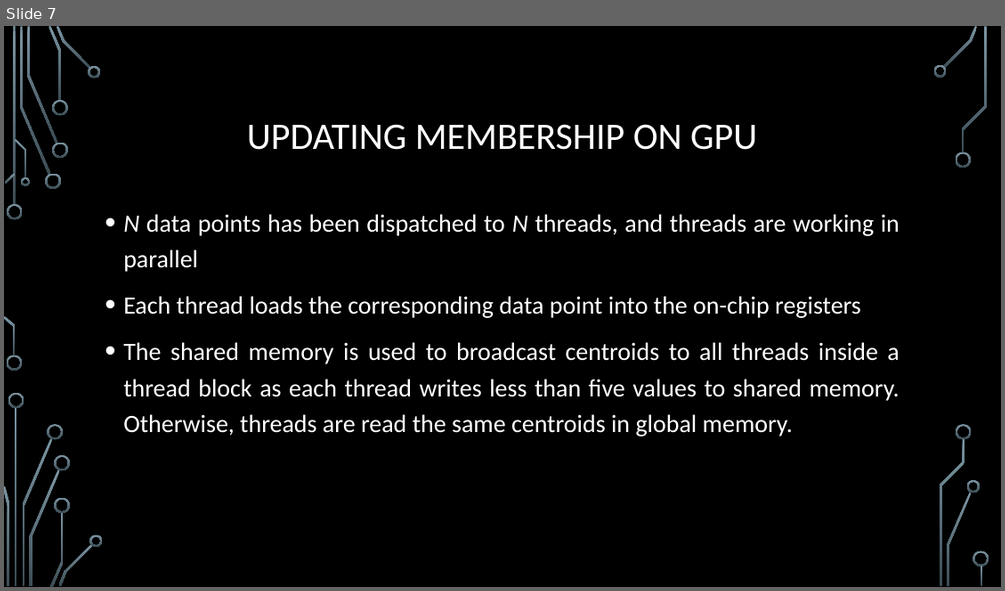
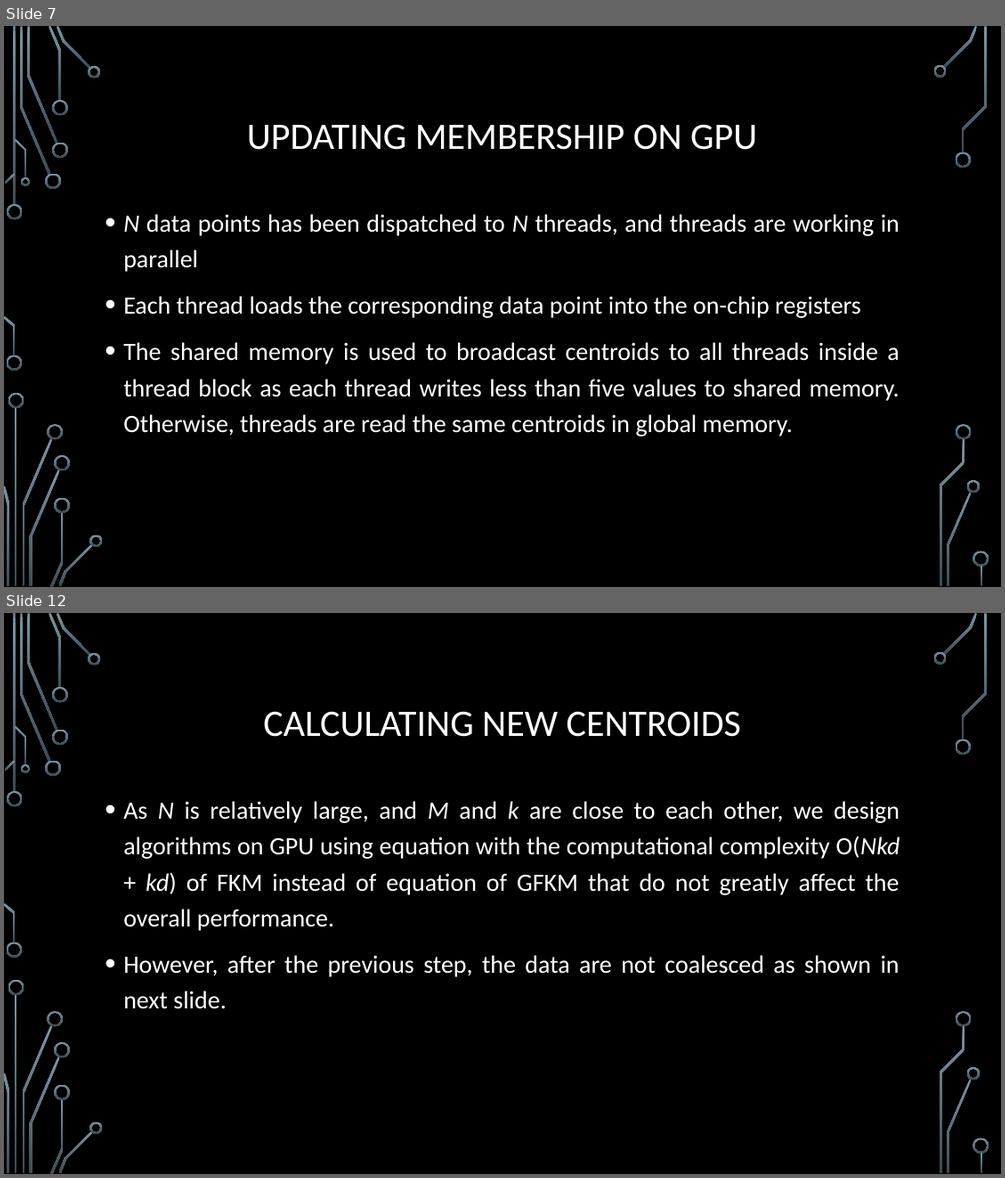
Before and after one commit to trungvdhp/master-ntou, a slide deck: ImageProcessing/Speeding up GFKM.pptx. Shown one above the other, each under a label of ours: slide 7 before the commit, slides 7 and 12 after it; the slides between them are not shown. The pictures are 1005x591 and 1005x1178 pixels, drawn with LibreOffice and Linux fonts; fonts in the diff are those of the drawing; background and template pictures are left out. Boxes give left, top, right and bottom in pixels: in the first picture for what was removed or moved away, otherwise in the second. Text is boxed around its words. In the diff, an @@ line names an element or a change of style, - is before the commit and + after.

```diff
--- a/ImageProcessing/Speeding up GFKM.pptx
+++ b/ImageProcessing/Speeding up GFKM.pptx
@@ slide 12 added at (4,613,1001,1174), background picture (left out); not listed: 36 template elements that a slide beside it also shows @@
@@ title added at (263,711,741,737), 36 pt, text #FFFFFF @@
+CALCULATING NEW CENTROIDS
@@ text added at (123,801,900,1009), 24 pt, text #FFFFFF @@
+• As N is relatively large, and M and k are close to each other, we design algorithms on GPU using equation with the computational complexity O(Nkd + kd) of FKM instead of equation of GFKM that do not greatly affect the overall performance.
+• However, after the previous step, the data are not coalesced as shown in next slide.
```
Also in this commit, not shown: 4 slides changed, 5 other slides added, 1 other file.
